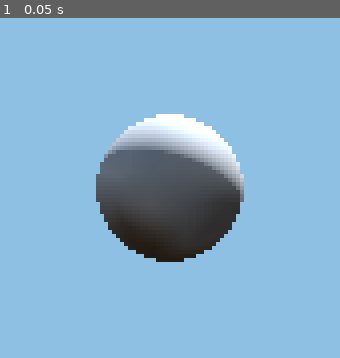
Above: before the commit, frame 1.
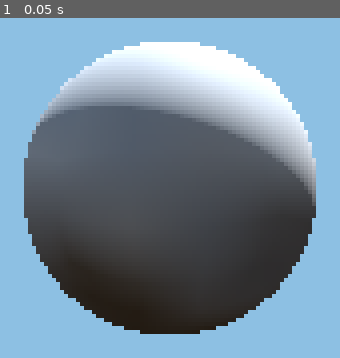
Above: after the commit, the same moment.

Repository: trflorian/virtual-hand-clone
Game: Godot game, scene res://world.tscn
Same seed, same stepped clock (60 frames per second), same inputs: the game is played once before the commit and once after it.
Inputs:
- Up to frame 1 (0.05 s): no input

The runs differ from the first frame. In frame 1, 51% of the frame differs, in the area x 7-93%, y 7-93%.

Commit message:
visualize virtual hand with spheres and lines

Diff:
--- /dev/null
+++ b/godot/Draw3D.gd
@@ -0,0 +1,27 @@
+extends Node
+
+func line(pos1: Vector3, pos2: Vector3, color = Color.WHITE_SMOKE) -> MeshInstance3D:
+	var mesh_instance := MeshInstance3D.new()
+
+	mesh_instance = edit_line(mesh_instance, pos1, pos2, color)
+
+	get_tree().get_root().add_child(mesh_instance)
+
+	return mesh_instance
+
+func edit_line(mesh_instance: MeshInstance3D, pos1: Vector3, pos2: Vector3, color = Color.WHITE_SMOKE) -> MeshInstance3D:
+	var immediate_mesh := ImmediateMesh.new()
+	var material := ORMMaterial3D.new()
+
+	mesh_instance.mesh = immediate_mesh
+	mesh_instance.cast_shadow = GeometryInstance3D.SHADOW_CASTING_SETTING_OFF
+
+	immediate_mesh.surface_begin(Mesh.PRIMITIVE_LINES, material)
+	immediate_mesh.surface_add_vertex(pos1)
+	immediate_mesh.surface_add_vertex(pos2)
+	immediate_mesh.surface_end()
+
+	material.shading_mode = BaseMaterial3D.SHADING_MODE_UNSHADED
+	material.albedo_color = color
+
+	return mesh_instance
--- a/godot/project.godot
+++ b/godot/project.godot
@@ -15,6 +15,10 @@
 config/features=PackedStringArray("4.2", "GL Compatibility")
 config/icon="res://icon.svg"
 
+[autoload]
+
+Draw3D="*res://Draw3D.gd"
+
 [rendering]
 
 renderer/rendering_method="gl_compatibility"
--- a/godot/virtual_hand_clone.gd
+++ b/godot/virtual_hand_clone.gd
@@ -1,12 +1,44 @@
 extends Node3D
 
 const NUM_LANDMARKS: int = 21
-const HAND_SCALE: float = 20.0
+const HAND_SCALE: float = 30.0
 const PORT: int = 4242
 
 @export var landmark_sphere: PackedScene
+@export var hand_skeleton: Skeleton3D
 
 var landmarks: Array[Node3D] = []
+var hand_lines: Array[MeshInstance3D] = []
+
+const hand_lines_mapping = [
+	# Thumb
+	[0, 1],
+	[1, 2],
+	[2, 3],
+	[3, 4],
+	# Index Finger
+	[0, 5],
+	[5, 6],
+	[6, 7],
+	[7, 8],
+	# Middle Finger
+	[5, 9],
+	[9, 10],
+	[10, 11],
+	[11, 12],
+	# Ring Finger
+	[9, 13],
+	[13, 14],
+	[14, 15],
+	[15, 16],
+	# Pinky
+	[0, 17],
+	[13, 17],
+	[17, 18],
+	[18, 19],
+	[19, 20],
+]
+
 var server: UDPServer
 
 func _ready() -> void:
@@ -18,6 +50,11 @@
 		add_child(landmark_instance)
 
 		landmarks.append(landmark_instance)
+
+	for i in hand_lines_mapping.size():
+		var instance := MeshInstance3D.new()
+		add_child(instance)
+		hand_lines.append(instance)
 
 func _parse_hands_from_packet(data: PackedByteArray):
 	var json_string = data.get_string_from_utf8()
@@ -48,8 +85,26 @@
 		var hand = _parse_hands_from_packet(data)
 
 		if hand != null:
+			var pos0 = Vector3(hand[0][0], hand[0][1], hand[0][2])
+			var pos1 = Vector3(hand[1][0], hand[1][1], hand[1][2])
+
+			var scale = (pos1 - pos0).length()
+			#scale = max(min(scale, 0.01), 10.0)
 			for lm_id in range(NUM_LANDMARKS):
 				var hand_coord = hand[lm_id]
 				var pos_cam = Vector3(hand_coord[0], hand_coord[1], hand_coord[2]) - Vector3.ONE * 0.5
 				var pos_xyz = Vector3(-pos_cam[0], -pos_cam[1], pos_cam[2])
+				#pos_xyz.z /= scale
 				landmarks[lm_id].global_position = lerp(landmarks[lm_id].global_position, pos_xyz * HAND_SCALE, 0.5)
+
+			for i in hand_lines_mapping.size():
+				var mapping = hand_lines_mapping[i]
+				var p0 = landmarks[mapping[0]].global_position
+				var p1 = landmarks[mapping[1]].global_position
+
+				Draw3D.edit_line(hand_lines[i], p0, p1)
+
+				#print(lm_id, " ", hand_skeleton.get_bone_name(lm_id))
+				#var parent_bone_id = hand_skeleton.get_bone_parent(lm_id)
+				#if parent_bone_id == -1:
+					#hand_skeleton.set_bone_pose_position(lm_id, pos_xyz )
--- a/godot/world.tscn
+++ b/godot/world.tscn
@@ -27,8 +27,9 @@
 shadow_enabled = true
 
 [node name="Camera3D" type="Camera3D" parent="."]
-transform = Transform3D(1, 0, 0, 0, 1, 0, 0, 0, 1, 0, 0, 8)
+transform = Transform3D(1, 0, 0, 0, 1, 0, 0, 0, 1, 0, 0, 4)
 
-[node name="VirtualHandClone" type="Node3D" parent="."]
+[node name="VirtualHandClone" type="Node3D" parent="." node_paths=PackedStringArray("hand_skeleton")]
 script = ExtResource("1_vbggk")
 landmark_sphere = ExtResource("2_hv5ba")
+hand_skeleton = NodePath("")
